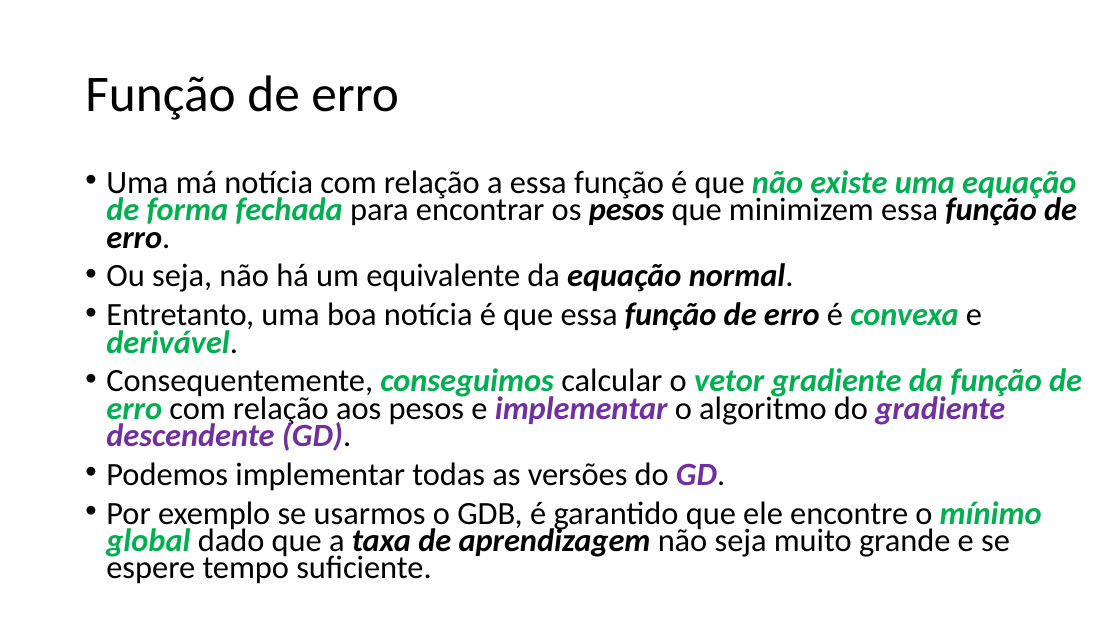
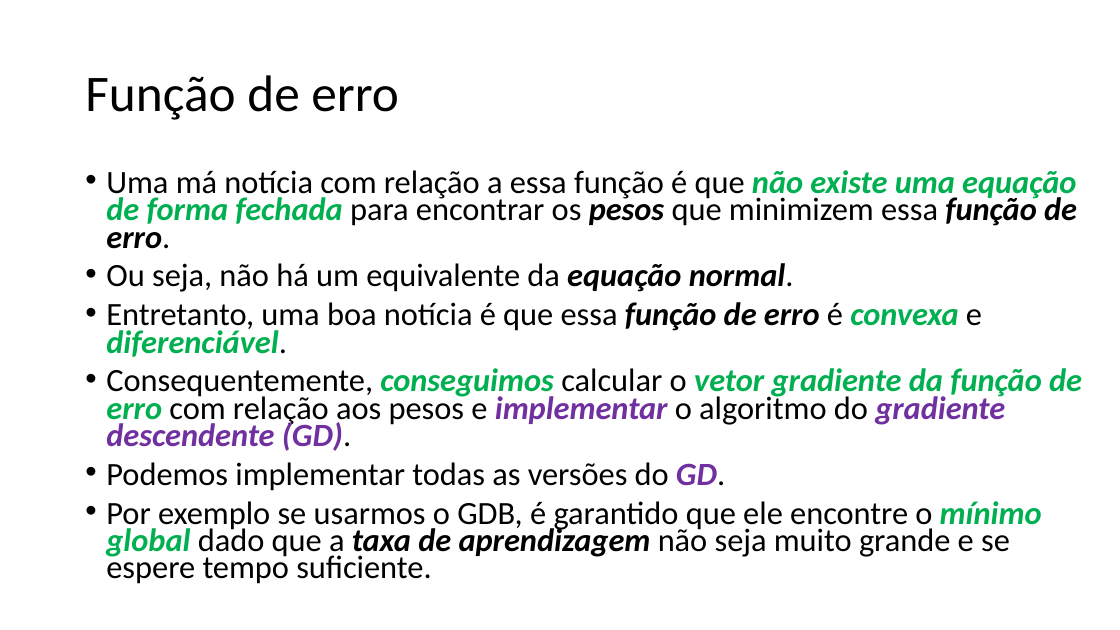
Before and after one commit to zz4fap/t320_aprendizado_de_maquina, a slide deck: slide 24 of slides/T320_Classificação (Parte III).pptx. Drawn at 1120x630 pixels with LibreOffice and Linux fonts; fonts in the diff are those of the drawing. Boxes give left, top, right and bottom in pixels: in the first picture for what was removed or moved away, otherwise in the second. Text is boxed around its words. In the diff, an @@ line names an element or a change of style, - is before the commit and + after.

Commit message:
update of slides

```diff
--- a/slides/T320_Classificação (Parte III).pptx
+++ b/slides/T320_Classificação (Parte III).pptx
@@ text at [106,302,982,357]: text changed @@
-• Entretanto, uma boa notícia é que essa função de erro é convexa e derivável.
+• Entretanto, uma boa notícia é que essa função de erro é convexa e diferenciável.
```
Also in this commit, not shown: 2 other files.
